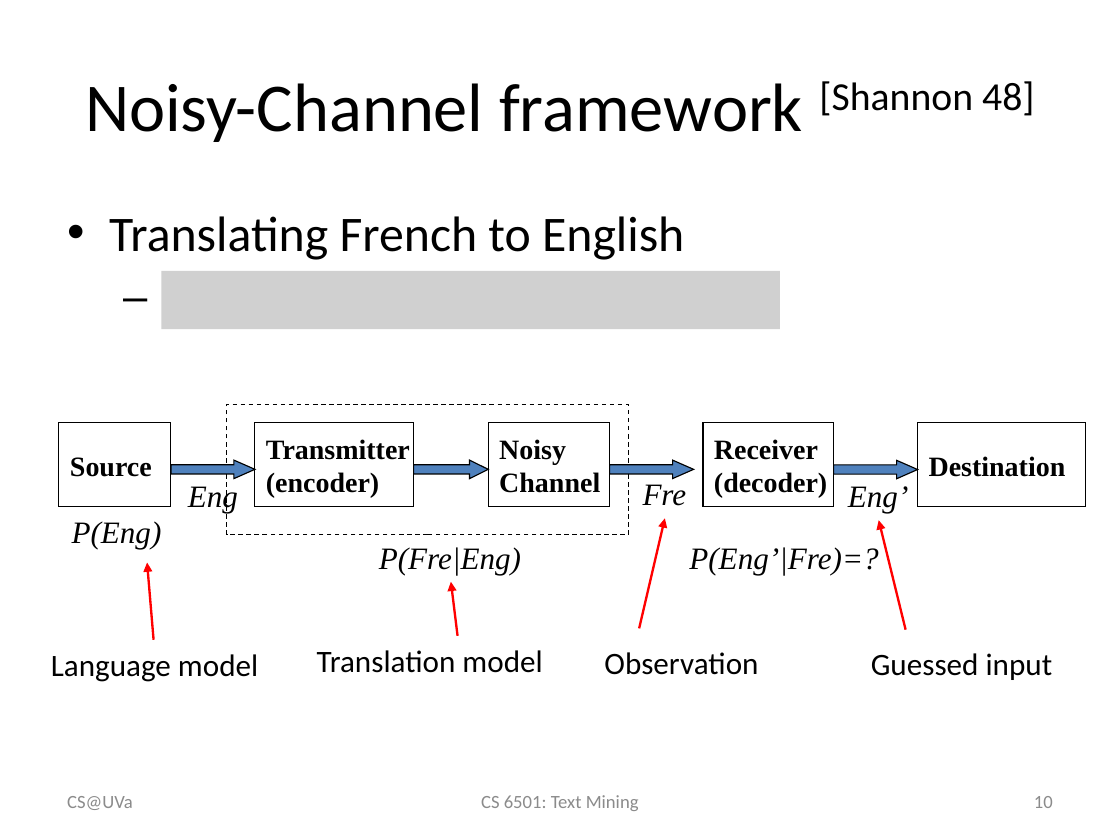
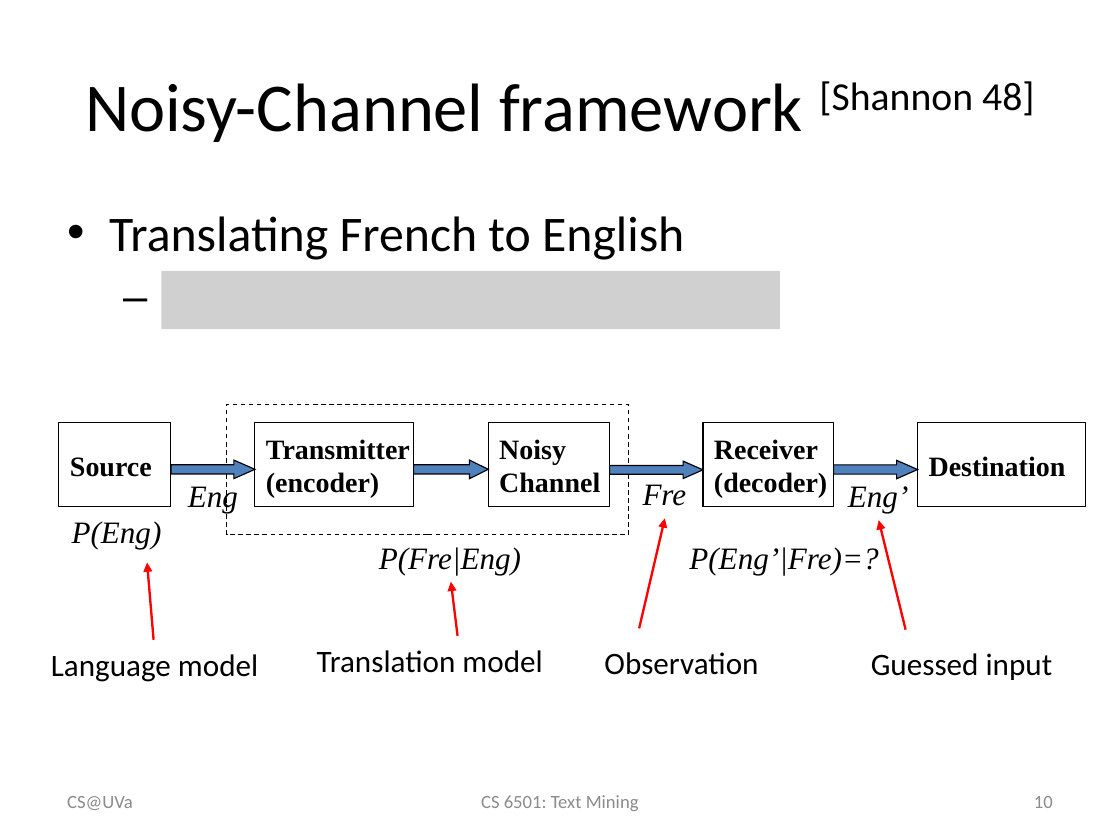
Before and after one commit to wang296/CS6501-Text-Mining, a slide deck: slide 10 of docs/StatisticalMachineTranslation.pptx. Drawn at 1120x840 pixels with LibreOffice and Linux fonts; fonts in the diff are those of the drawing; grey boxes stand for pictures. Boxes give left, top, right and bottom in pixels: in the first picture for what was removed or moved away, otherwise in the second. Text is boxed around its words. In the diff, an @@ line names an element or a change of style, - is before the commit and + after.

```diff
--- a/docs/StatisticalMachineTranslation.pptx
+++ b/docs/StatisticalMachineTranslation.pptx
@@ right arrow: place and size @@
-right arrow at [609, 460, 693, 478]
+right arrow at [609, 461, 702, 479]
```
Also in this commit, not shown: 1 other slide changed, 6 other files.
